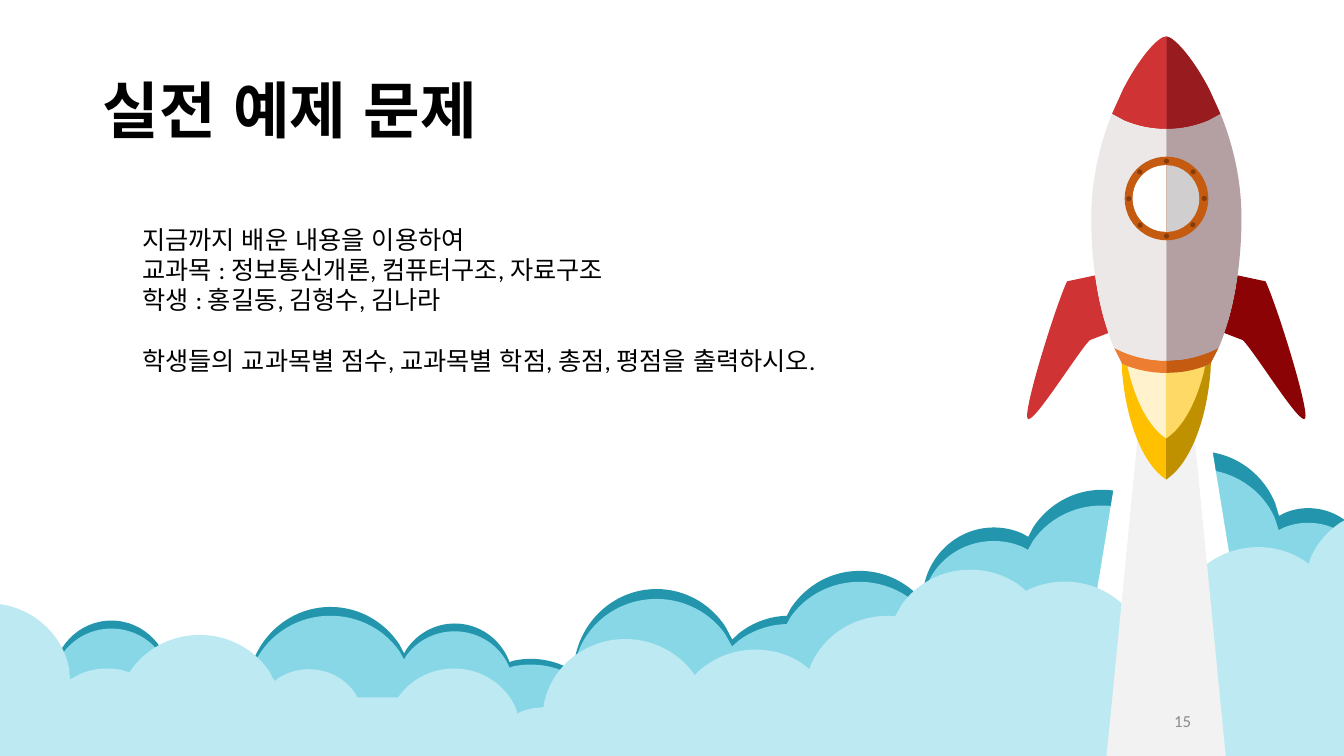
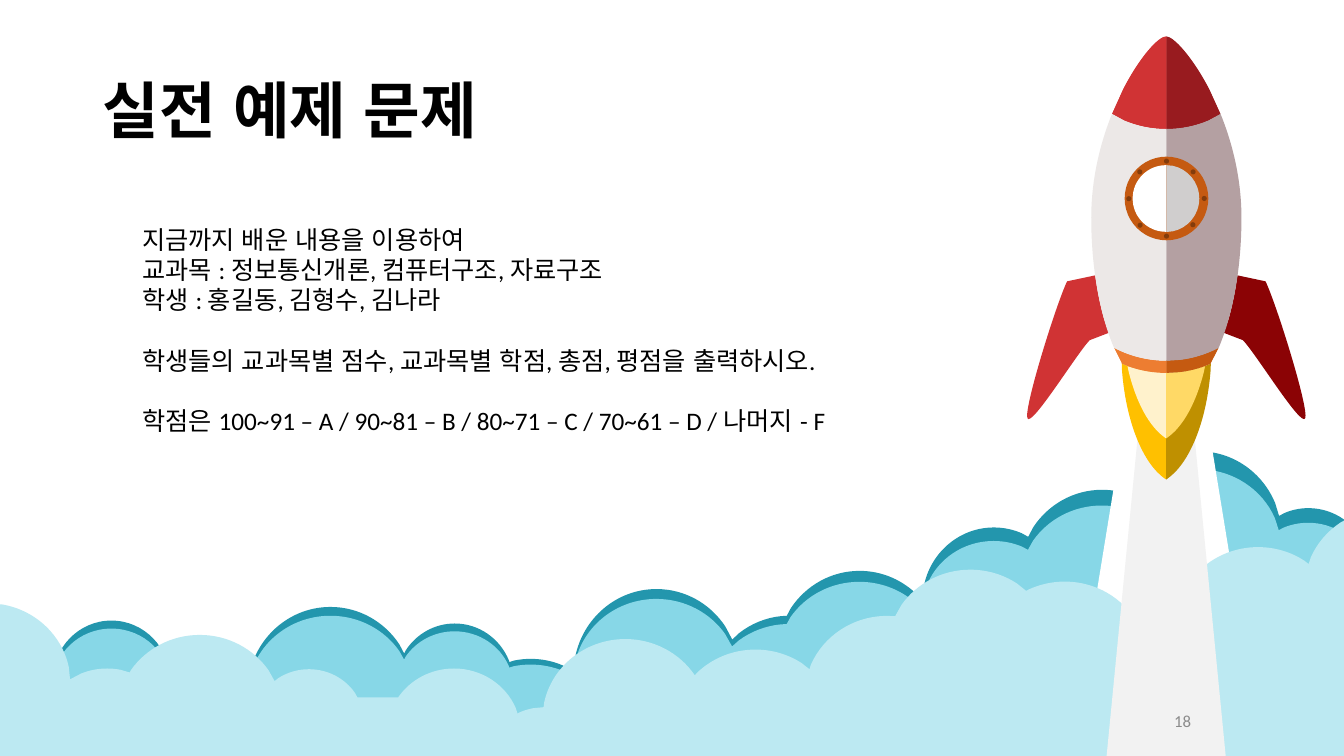
Before and after one commit to Ahji89/JavaStudy, a slide deck: slide 18 of java/ppt/1회차 - 객체와 클래스.pptx (slide 15 before the commit). Drawn at 1344x756 pixels with LibreOffice and Linux fonts; fonts in the diff are those of the drawing. Boxes give left, top, right and bottom in pixels: in the first picture for what was removed or moved away, otherwise in the second. Text is boxed around its words. In the diff, an @@ line names an element or a change of style, - is before the commit and + after.

```diff
--- a/java/ppt/1회차 - 객체와 클래스.pptx
+++ b/java/ppt/1회차 - 객체와 클래스.pptx
@@ text at bbox=[142, 409, 826, 432]: paragraph added @@
+학점은 100~91 – A / 90~81 – B / 80~71 – C / 70~61 – D / 나머지 - F
@@ page number at bbox=[1174, 715, 1191, 727]: text changed @@
-15
+18
```
Also in this commit, not shown: 7 other slides changed, 3 slides added, 4 other files.
